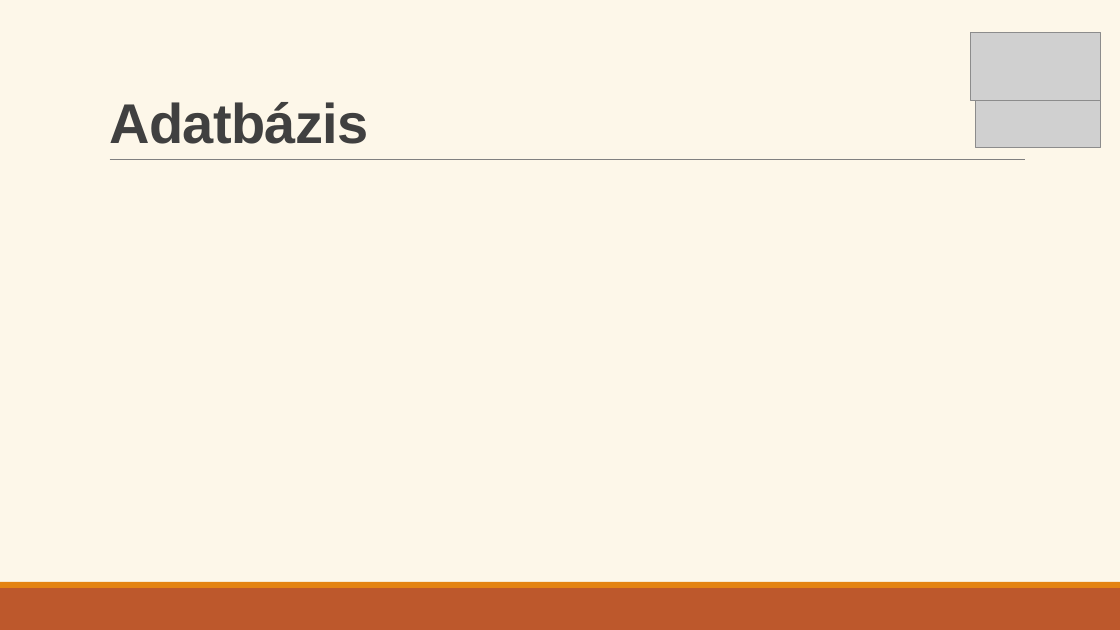
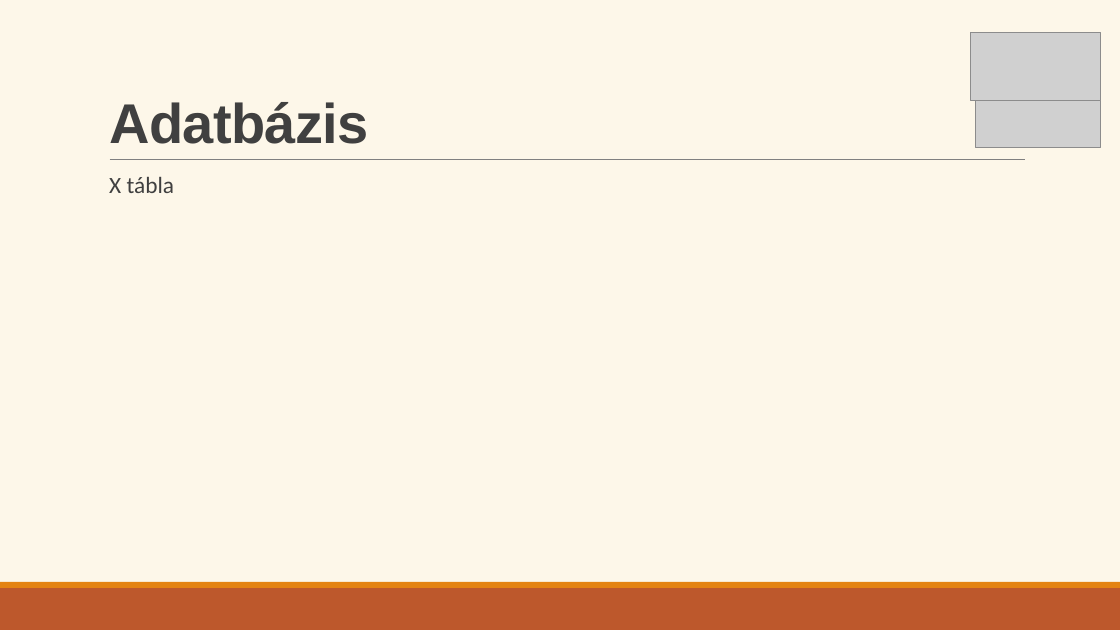
Before and after one commit to Ella50/13_S1_1_vizsgaremek, a slide deck: slide 13 of Dokumentációhoz/Prezentáció/eMenza_AtkariAriella_FarkasDominik.pptx (slide 12 before the commit). Drawn at 1120x630 pixels with LibreOffice and Linux fonts; fonts in the diff are those of the drawing; grey boxes stand for pictures. Boxes give left, top, right and bottom in pixels: in the first picture for what was removed or moved away, otherwise in the second. Text is boxed around its words. In the diff, an @@ line names an element or a change of style, - is before the commit and + after.

```diff
--- a/Dokumentációhoz/Prezentáció/eMenza_AtkariAriella_FarkasDominik.pptx
+++ b/Dokumentációhoz/Prezentáció/eMenza_AtkariAriella_FarkasDominik.pptx
@@ text added at (109,177,175,193), 20 pt, text #404040 @@
+  X tábla
```
Also in this commit, not shown: 2 other slides changed, 2 slides added, 1 other file.
